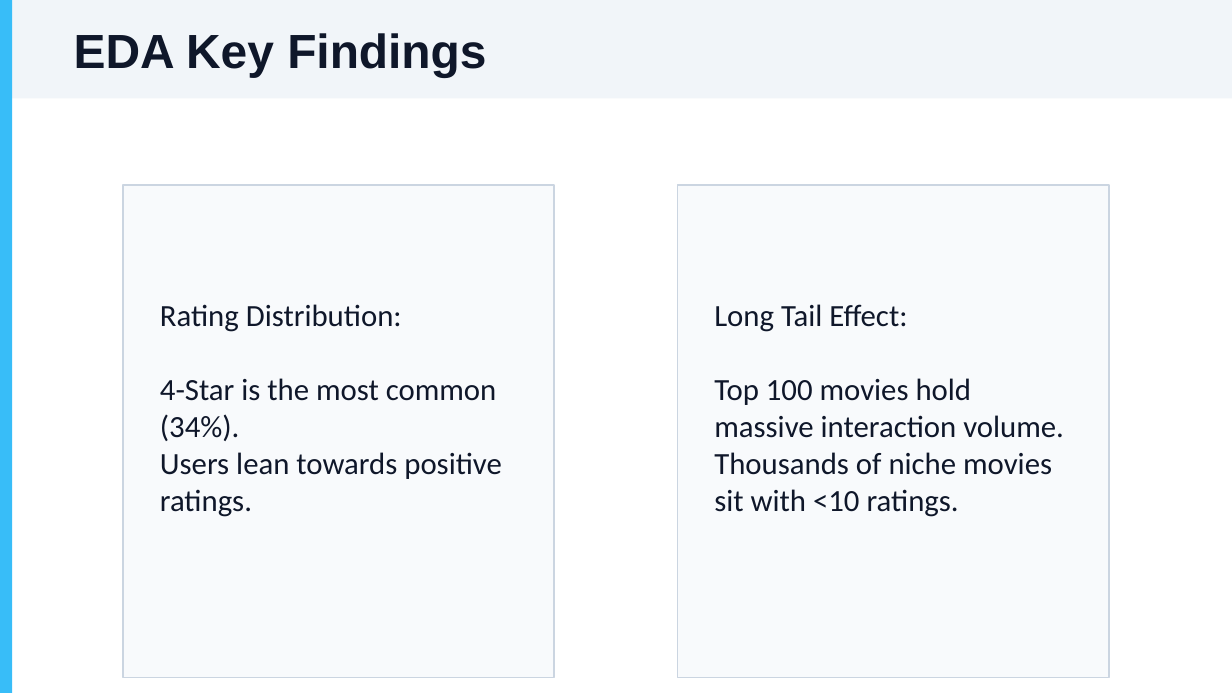
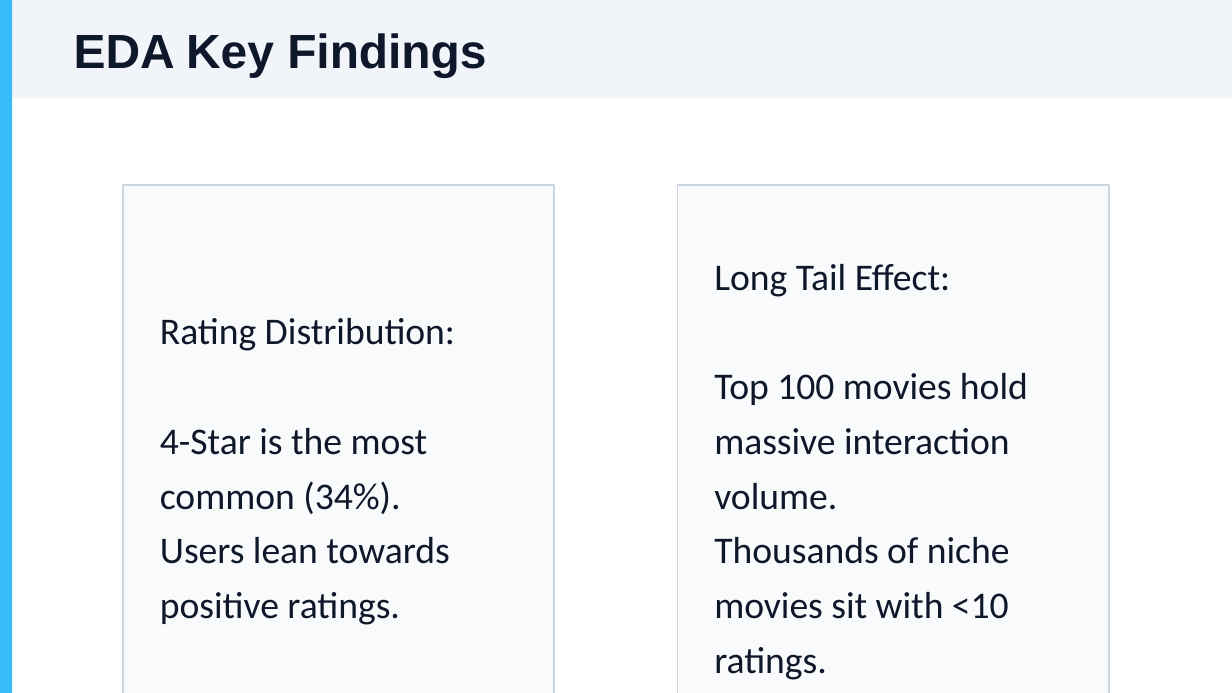
Before and after one commit to initforge/recommendation-system, a slide deck: slide 8 of slides/Movie_Recommender_Presentation.pptx. Drawn at 1232x693 pixels with LibreOffice and Linux fonts; fonts in the diff are those of the drawing. Boxes give left, top, right and bottom in pixels: in the first picture for what was removed or moved away, otherwise in the second. Text is boxed around its words. In the diff, an @@ line names an element or a change of style, - is before the commit and + after.

Commit message:
style(slides): adjust text layout and padding for better visual balance

```diff
--- a/slides/Movie_Recommender_Presentation.pptx
+++ b/slides/Movie_Recommender_Presentation.pptx
@@ rectangle resized from (x1=123, y1=185, x2=554, y2=678) to (x1=123, y1=185, x2=554, y2=693) @@
@@ text "Rating Distribution:" moved from (x1=160, y1=304, x2=502, y2=517) to (x1=160, y1=318, x2=455, y2=625) @@
@@ text "Rating Distribution:" at (x1=160, y1=318, x2=455, y2=625): size 18 to 22 pt; line spacing 1 to 32pt @@
@@ rectangle resized from (x1=678, y1=185, x2=1109, y2=678) to (x1=678, y1=185, x2=1109, y2=693) @@
@@ text "Long Tail Effect:" at (x1=714, y1=264, x2=1028, y2=680): size 18 to 22 pt; line spacing 1 to 32pt @@
@@ text "Long Tail Effect:" moved from (x1=714, y1=304, x2=1064, y2=517) to (x1=714, y1=264, x2=1028, y2=680) @@
```
Also in this commit, not shown: 19 other slides changed, 1 other file.
